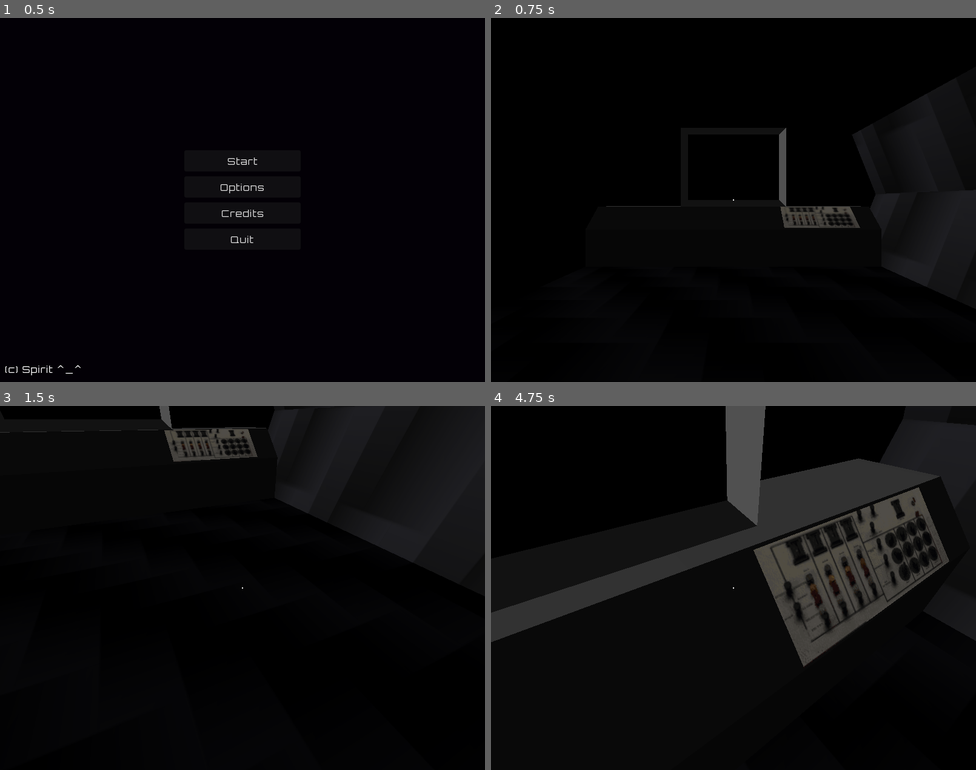
Above: before the commit, frames 1-4 (two rows, left to right).
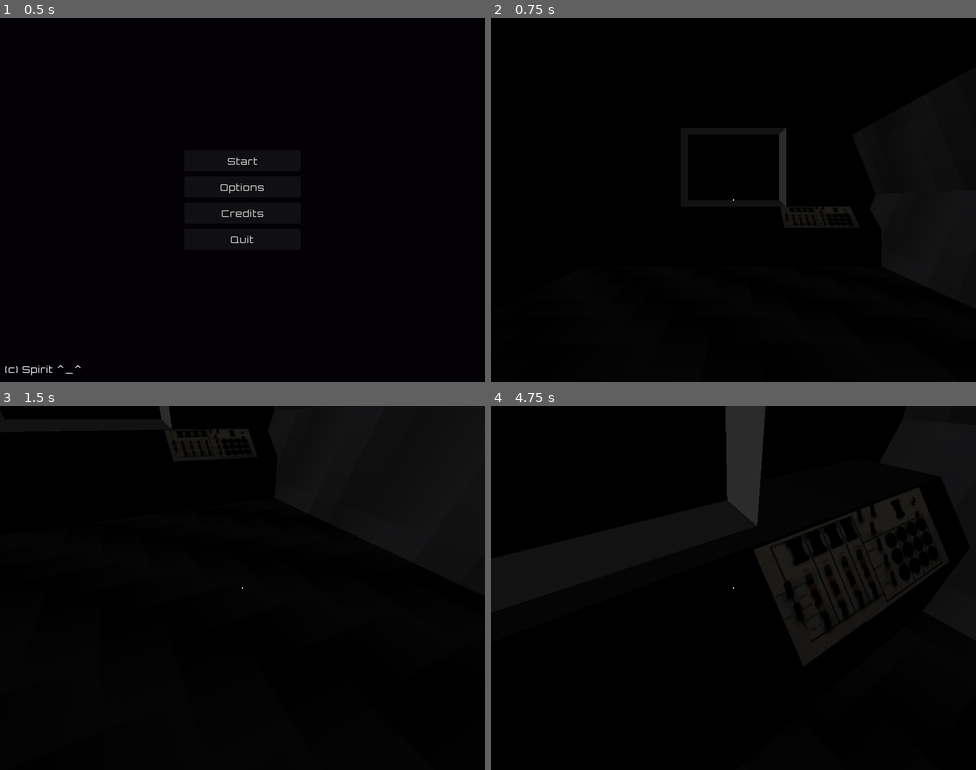
Above: after the commit, the same moments.

Repository: amr-engineer/void-ship
Game: Godot game, scene res://menus/main.tscn
The game is run twice, just before and just after one commit, with the same random seed, the same clock (stepped at 60 frames per second) and the same inputs.
Inputs (mouse positions are in pixels of both pictures, inside the frame that each line leads up to):
- Up to frame 1 (0.5 s): no input
- Up to frame 2 (0.75 s): click "Start" at 0.5 s
- Up to frame 3 (1.5 s): tap Enter at 1.25 s; move the mouse to (266, 588) at 1.27 s; hold W (move_forward) from 1.28 s (still down); hold E (interact) from 1.28 s (still down)
- Up to frame 4 (4.75 s): keep holding W (move_forward); tap Space (jump) at 1.52, 2.27, 3.77, 4.52 s; move the mouse to (709, 588) at 2.02 s; release E (interact) at 2.03 s; tap Shift (sprint) at 2.1, 3.6 s; move the mouse to (743, 580) at 2.77 s; hold E (interact) 2.78-3.53 s; move the mouse to (728, 595) at 3.52 s; move the mouse to (767, 591) at 4.27 s; hold E (interact) from 4.28 s (still down)

Frame 1 is identical in both runs. In frame 2, 1.1% of the frame differs, in the area x 23-77%, y 30-58%; in frame 3, 1.3%; in frame 4, 18%, in the area x 0-95%, y 0-72%.

Commit message:
improve environment lightining

Diff:
--- a/scenes/game.tscn
+++ b/scenes/game.tscn
@@ -26,9 +26,8 @@
 [sub_resource type="StandardMaterial3D" id="StandardMaterial3D_bt5mj"]
 albedo_color = Color(0.8, 0.6, 1, 1)
 albedo_texture = ExtResource("4_u5sy4")
-metallic = 0.5
+metallic = 0.25
 roughness = 0.5
-subsurf_scatter_enabled = true
 
 [sub_resource type="StandardMaterial3D" id="StandardMaterial3D_437kt"]
 vertex_color_use_as_albedo = true
@@ -78,27 +77,21 @@
 size = Vector3(10, 3, 2)
 
 [sub_resource type="StandardMaterial3D" id="StandardMaterial3D_kvpfn"]
-albedo_color = Color(0.25766784, 0.28493494, 0.29951698, 1)
-roughness = 0.15
+albedo_color = Color(0.25882354, 0.28627452, 0.29803923, 1)
+metallic = 0.75
 
 [sub_resource type="StandardMaterial3D" id="StandardMaterial3D_0tnpc"]
+albedo_color = Color(0.6, 0.6, 0.6, 1)
 albedo_texture = ExtResource("4_u5sy4")
-metallic = 1.0
-normal_enabled = true
 
 [sub_resource type="StandardMaterial3D" id="StandardMaterial3D_trtic"]
-albedo_color = Color(0.4, 0.4, 0.4, 1)
-metallic = 0.25
-roughness = 0.5
+albedo_color = Color(0.13333334, 0.13333334, 0.13333334, 1)
 
 [sub_resource type="StandardMaterial3D" id="StandardMaterial3D_264po"]
-diffuse_mode = 3
-albedo_color = Color(0.2901961, 0.2901961, 0.2901961, 1)
-metallic = 1.0
-roughness = 0.5
+albedo_color = Color(0.13333334, 0.13333334, 0.13333334, 1)
 
 [sub_resource type="StandardMaterial3D" id="StandardMaterial3D_5newe"]
-albedo_color = Color(0.2, 0.2, 0.2, 1)
+albedo_color = Color(0.13333334, 0.13333334, 0.13333334, 1)
 metallic = 1.0
 roughness = 0.5
 
@@ -117,6 +110,7 @@
 [node name="DirectionalLight3D" type="DirectionalLight3D" parent="." unique_id=1530287382]
 transform = Transform3D(-0.25881904, 0.25000012, -0.93301266, 1.1313343e-08, 0.9659258, 0.25881916, 0.9659258, 0.06698731, -0.25, 0, 25, 0)
 layers = 2
+light_energy = 0.25
 
 [node name="Ship" type="RigidBody3D" parent="." unique_id=1851740872]
 transform = Transform3D(0.70710677, 0, -0.70710677, 0, 1, 0, 0.70710677, 0, 0.70710677, 0, 0, 0)
@@ -126,7 +120,6 @@
 
 [node name="CollisionShape3D" type="CollisionShape3D" parent="Ship" unique_id=194032711]
 transform = Transform3D(1, 0, 0, 0, 1, 0, 0, 0, 1, 0, 5, 0)
-visible = false
 shape = SubResource("ConvexPolygonShape3D_u5sy4")
 
 [node name="ShipBody" type="MeshInstance3D" parent="Ship" unique_id=621654323]
@@ -186,32 +179,26 @@
 collision_mask = 0
 
 [node name="CollisionShape3D" type="CollisionShape3D" parent="interior" unique_id=1666858922]
-visible = false
 shape = SubResource("WorldBoundaryShape3D_6pc8i")
 
 [node name="CollisionShape3D2" type="CollisionShape3D" parent="interior" unique_id=1119833537]
 transform = Transform3D(1, 0, 0, 0, -4.371139e-08, -1, 0, 1, -4.371139e-08, 0, 0, -10)
-visible = false
 shape = SubResource("WorldBoundaryShape3D_6pc8i")
 
 [node name="CollisionShape3D3" type="CollisionShape3D" parent="interior" unique_id=157830257]
 transform = Transform3D(1, 0, 0, 0, -4.371139e-08, 1, 0, -1, -4.371139e-08, 0, 0, 10)
-visible = false
 shape = SubResource("WorldBoundaryShape3D_6pc8i")
 
 [node name="CollisionShape3D4" type="CollisionShape3D" parent="interior" unique_id=1384052835]
 transform = Transform3D(-4.371139e-08, -1, 0, 1, -4.371139e-08, 0, 0, 0, 1, 5, 0, 0)
-visible = false
 shape = SubResource("WorldBoundaryShape3D_6pc8i")
 
 [node name="CollisionShape3D5" type="CollisionShape3D" parent="interior" unique_id=153736372]
 transform = Transform3D(-4.371139e-08, 1, 0, -1, -4.371139e-08, 0, 0, 0, 1, -5, 0, 0)
-visible = false
 shape = SubResource("WorldBoundaryShape3D_6pc8i")
 
 [node name="CollisionShape3D6" type="CollisionShape3D" parent="interior" unique_id=659014269]
 transform = Transform3D(0.9999996, 0, 0, 0, 1, 0, 0, 0, 0.9999996, 0, 1.5, -8.999995)
-visible = false
 shape = SubResource("BoxShape3D_oq0xs")
 
 [node name="meshes" type="Node3D" parent="interior" unique_id=1608589793]
@@ -234,24 +221,24 @@
 [node name="Sprite3D" type="Sprite3D" parent="interior/meshes" unique_id=1262426916]
 transform = Transform3D(-0.99999905, 0, -8.742269e-08, -2.1175824e-22, 1, -2.524355e-29, 8.742269e-08, 0, -0.99999905, 3.9999998, 0, 9.899999)
 centered = false
-modulate = Color(0.6666667, 0.6666667, 0.6666667, 1)
 pixel_size = 0.025
 transparent = false
+shaded = true
 double_sided = false
 texture_filter = 0
 texture = ExtResource("5_p57ef")
 
 [node name="Sprite3D2" type="Sprite3D" parent="interior/meshes" unique_id=108727391]
 transform = Transform3D(0.99999964, 0, 0, 6.352747e-22, 0.70710677, 0.70710665, 0, -0.7071066, 0.7071065, 3, 1.65, -8.35)
-modulate = Color(0.4, 0.4, 0.4, 1)
-transparent = false
+transparent = false
+shaded = true
 double_sided = false
 texture = ExtResource("7_0tnpc")
 
 [node name="Sprite3D3" type="Sprite3D" parent="interior/meshes" unique_id=535056310]
 transform = Transform3D(-0.99999976, 0, -8.7422755e-08, -2.1175824e-22, 1, -2.524355e-29, 8.7422755e-08, 0, -0.99999976, 0, 2.5, 9.7)
-modulate = Color(0.4, 0.4, 0.4, 1)
-transparent = false
+transparent = false
+shaded = true
 double_sided = false
 texture = ExtResource("8_0tnpc")
 
